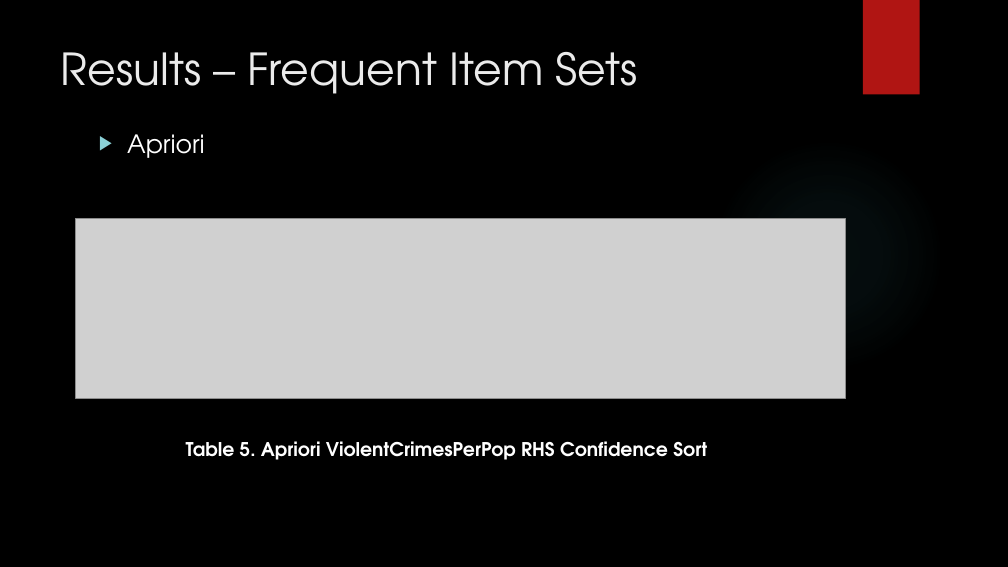
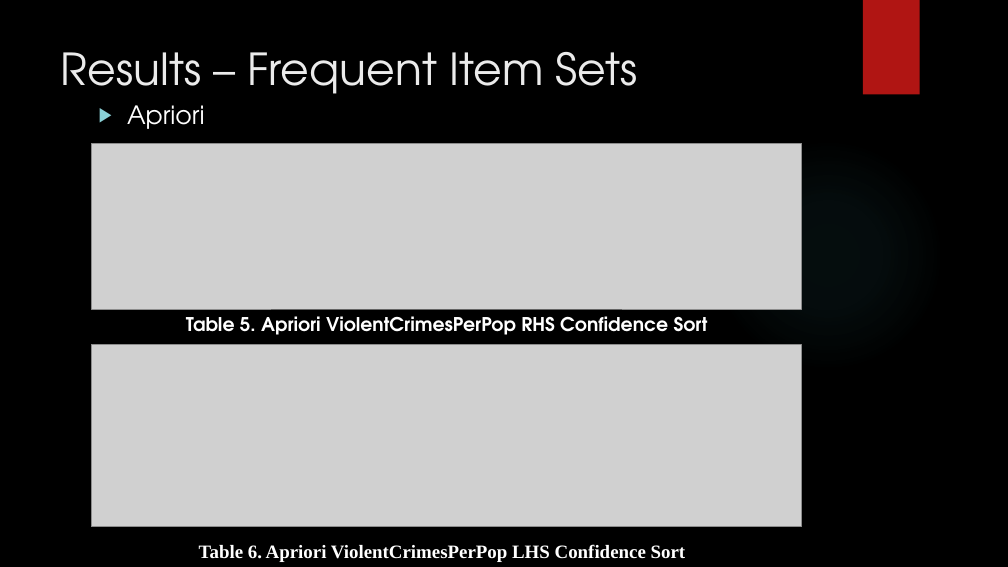
Before and after one commit to Polo08816/DataMining, a slide deck: slide 8 of GroupProject/GroupProject.pptx. Drawn at 1008x567 pixels with LibreOffice and Linux fonts; fonts in the diff are those of the drawing; grey boxes stand for pictures; background and template pictures are left out. Boxes give left, top, right and bottom in pixels: in the first picture for what was removed or moved away, otherwise in the second. Text is boxed around its words. In the diff, an @@ line names an element or a change of style, - is before the commit and + after.

```diff
--- a/GroupProject/GroupProject.pptx
+++ b/GroupProject/GroupProject.pptx
@@ text "Apriori": place and size @@
-text "Apriori" at box(127, 134, 205, 158)
+text "Apriori" at box(127, 105, 205, 129)
@@ picture: place and size @@
-picture at box(76, 219, 845, 399)
+picture at box(91, 143, 802, 309)
@@ text "Table 5. Apriori ViolentCrimesPerPop RHS ...": place and size @@
-text "Table 5. Apriori ViolentCrimesPerPop RHS ..." at box(186, 441, 707, 460)
+text "Table 5. Apriori ViolentCrimesPerPop RHS ..." at box(186, 316, 708, 335)
@@ picture added at box(91, 345, 802, 527) @@
@@ text added at box(199, 544, 686, 562), 18 pt, text #FFFFFF, bold @@
+Table 6. Apriori ViolentCrimesPerPop LHS Confidence Sort
```
Also in this commit, not shown: 5 other slides changed, 1 slide added, 1 slide removed.
